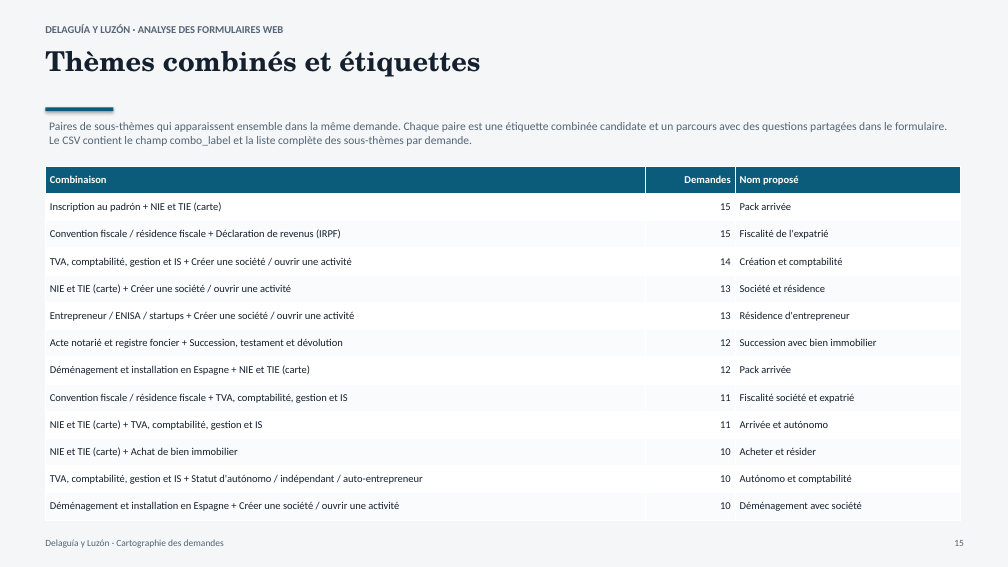
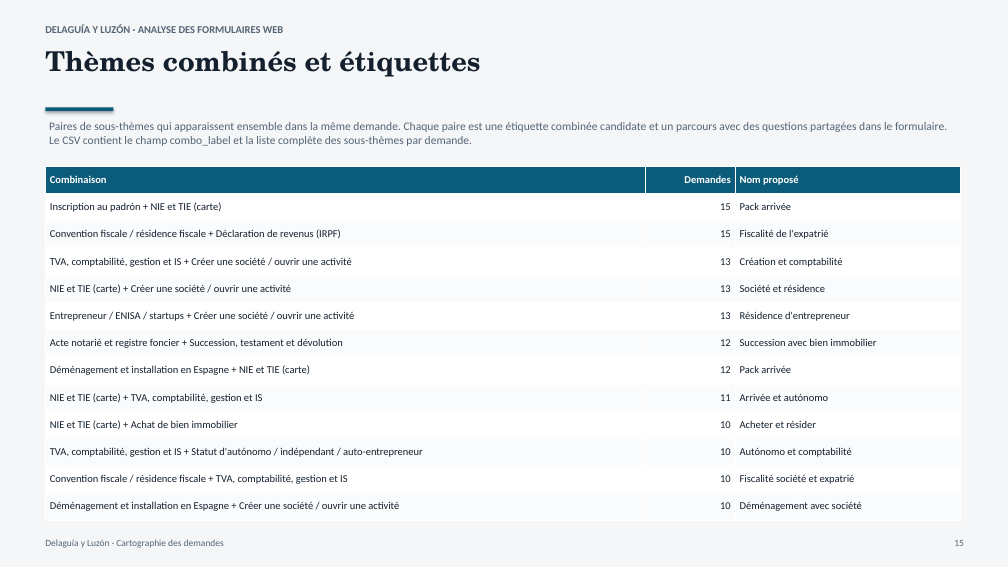
Before and after one commit to multilang2025/dlcom, a slide deck: slide 15 of data/leads/informe-leads-fr.pptx. Drawn at 1008x567 pixels with LibreOffice and Linux fonts; fonts in the diff are those of the drawing. Boxes give left, top, right and bottom in pixels: in the first picture for what was removed or moved away, otherwise in the second. Text is boxed around its words. In the diff, an @@ line names an element or a change of style, - is before the commit and + after.

```diff
--- a/data/leads/informe-leads-fr.pptx
+++ b/data/leads/informe-leads-fr.pptx
@@ table at (45,166,960,520) @@
-row 4, column 2: 14
+row 4, column 2: 13
-row 9: Convention fiscale / résidence fiscale + TVA, comptabilité, gestion et IS | 11 | Fiscalité société et expatrié
+row 12: Convention fiscale / résidence fiscale + TVA, comptabilité, gestion et IS | 10 | Fiscalité société et expatrié
```
Also in this commit, not shown: 11 other slides changed, 11 other files.
